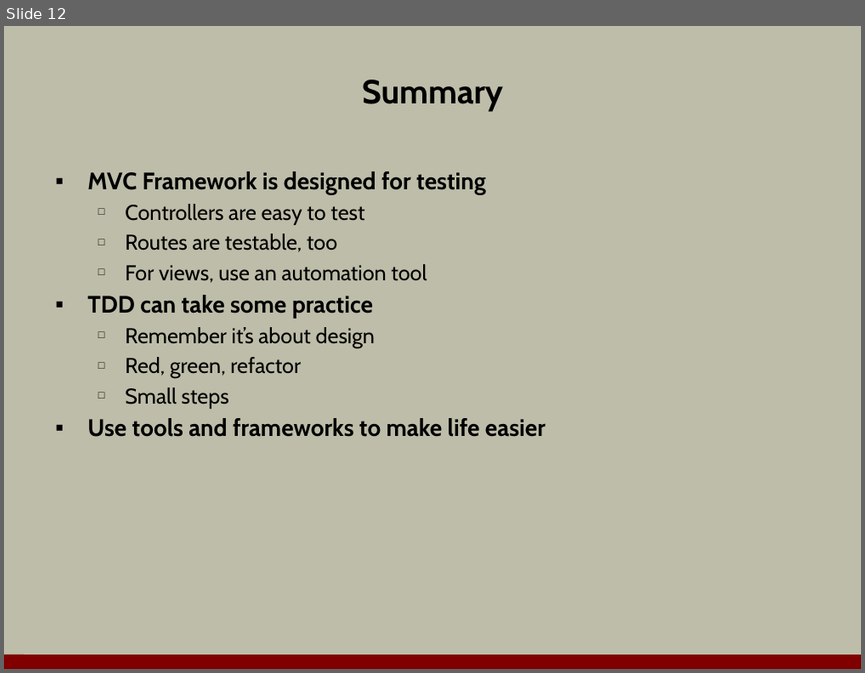
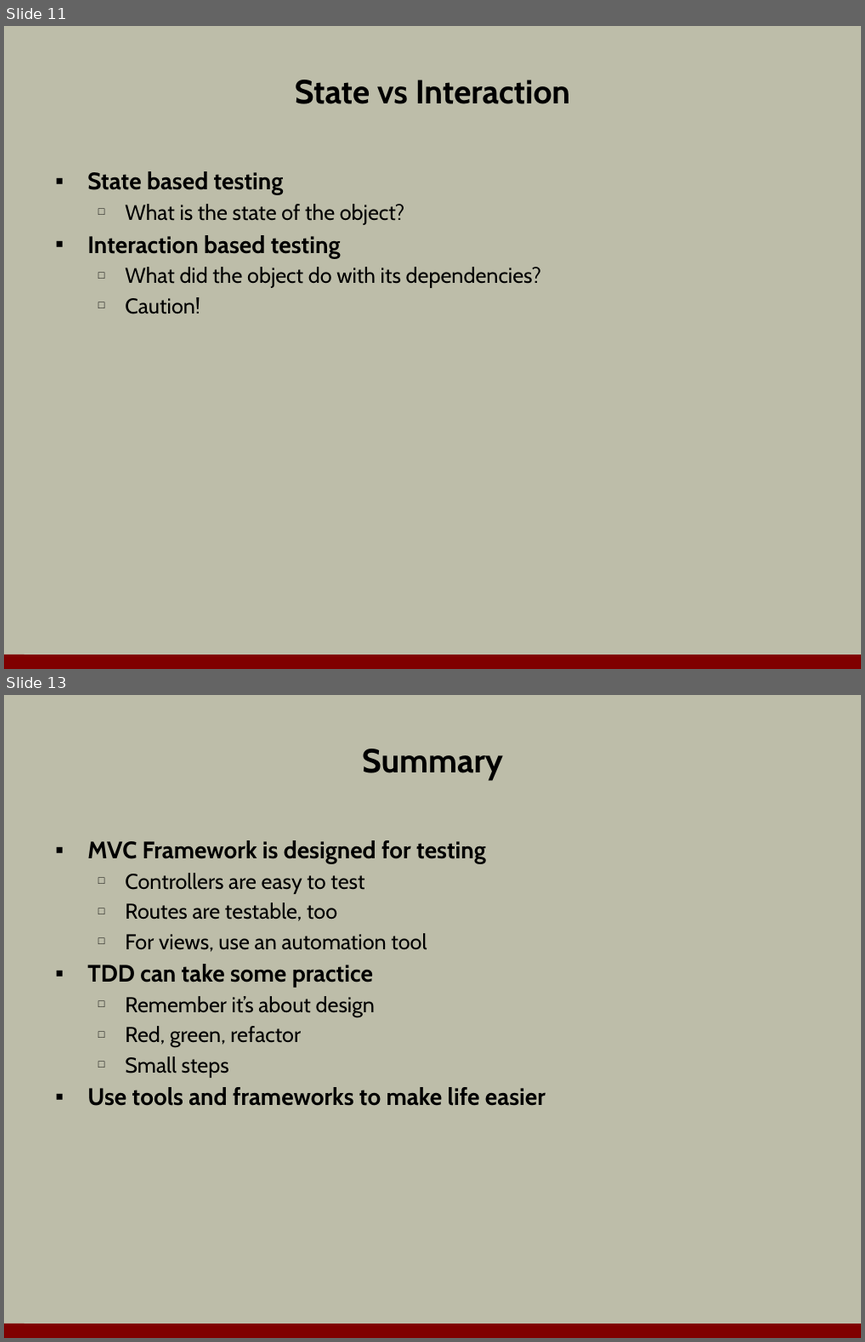
Before and after one commit to OdeToCode/classes, a slide deck: mvc/slides/06_TDD.pptx. Shown one above the other, each under a label of ours: slide 12 before the commit, slides 11 and 13 after it; the slides between them are not shown. The pictures are 865x673 and 865x1342 pixels, drawn with LibreOffice and Linux fonts; fonts in the diff are those of the drawing; background and template pictures are left out. Boxes give left, top, right and bottom in pixels: in the first picture for what was removed or moved away, otherwise in the second. Text is boxed around its words. In the diff, an @@ line names an element or a change of style, - is before the commit and + after.

```diff
--- a/mvc/slides/06_TDD.pptx
+++ b/mvc/slides/06_TDD.pptx
@@ slide 11 added at box(4, 26, 861, 669), background #BDBDA9; not listed: 1 template element that a slide beside it also shows @@
@@ title added at box(295, 80, 570, 104), 28 pt, text #000000, bold @@
+State vs Interaction
@@ text added at box(87, 171, 541, 314), 18 pt, text #000000 @@
+▪ State based testing
+  □ What is the state of the object?
+▪ Interaction based testing
+  □ What did the object do with its dependencies?
+  □ Caution!
@@ what was slide 12 is now slide 13 @@
```
Also in this commit, not shown: 1 other slide added, 1 slide removed, 4 other files.
